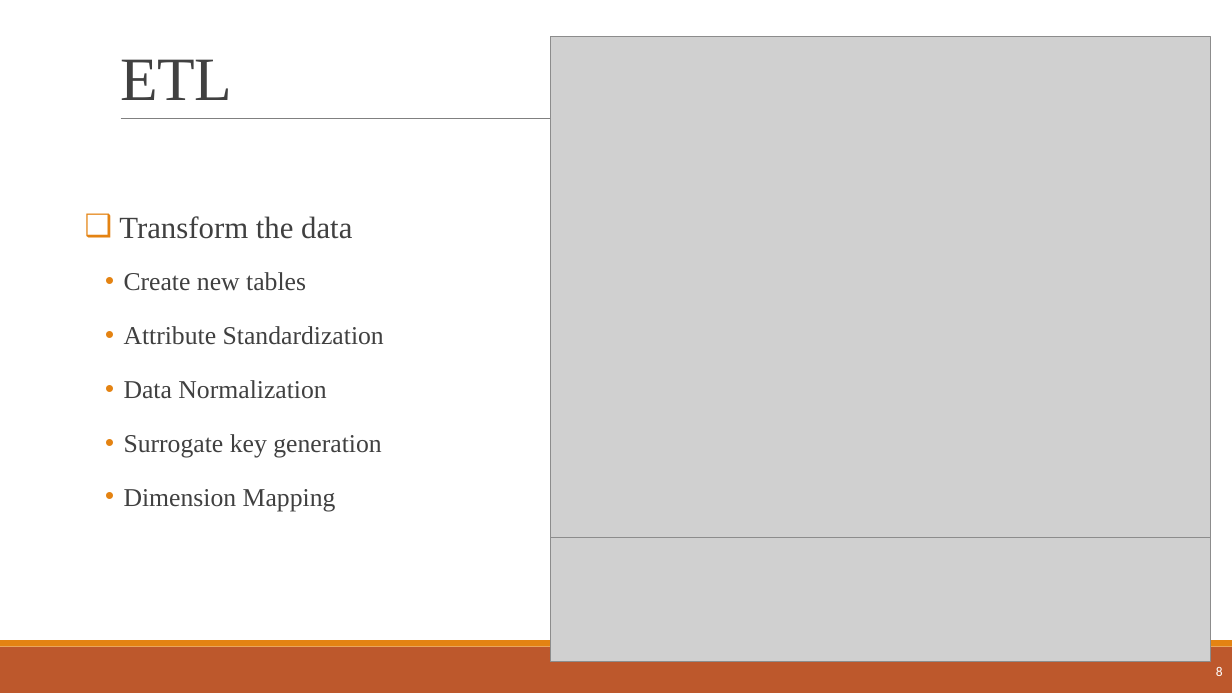
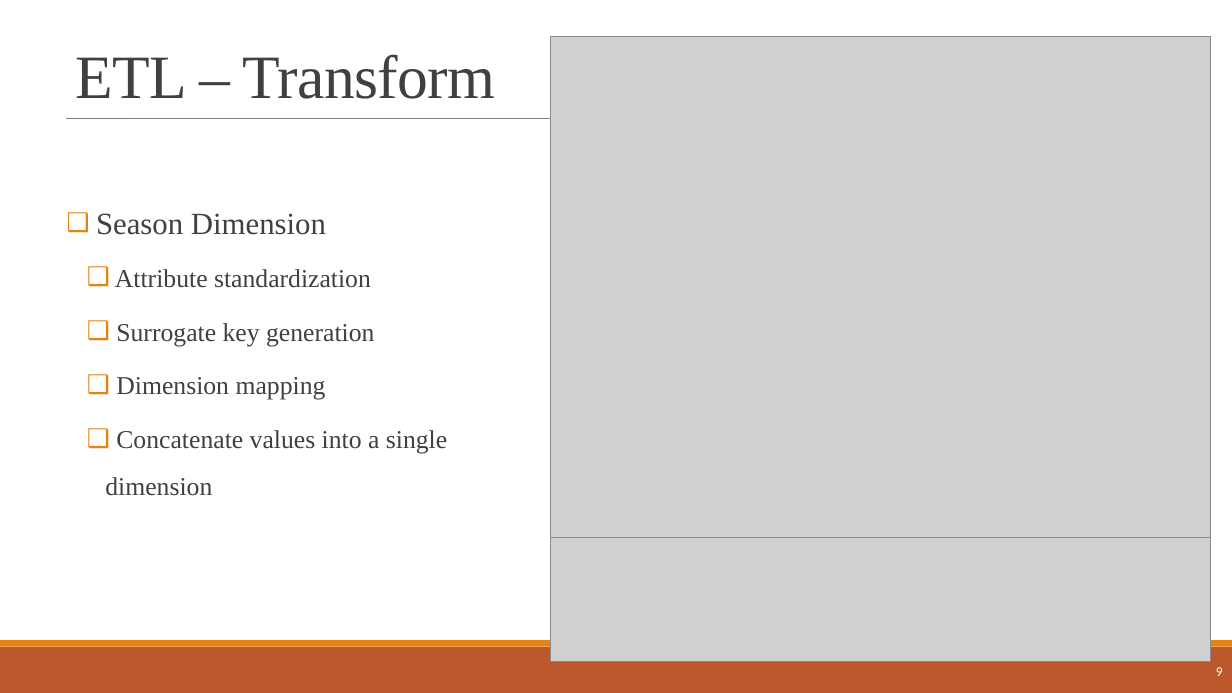
Before and after one commit to najeh-halawani/NBA-Data-Warehouse, a slide deck: slide 9 of presentation_Data_Management.pptx (slide 8 before the commit). Drawn at 1232x693 pixels with LibreOffice and Linux fonts; fonts in the diff are those of the drawing; grey boxes stand for pictures. Boxes give left, top, right and bottom in pixels: in the first picture for what was removed or moved away, otherwise in the second. Text is boxed around its words. In the diff, an @@ line names an element or a change of style, - is before the commit and + after.

```diff
--- a/presentation_Data_Management.pptx
+++ b/presentation_Data_Management.pptx
@@ title at bbox=[76, 54, 495, 99]: text changed @@
-ETL
+ETL – Transform
@@ line added from (122, 118) to (67, 118), #7F7F7F 0.5 pt @@
@@ text "Season Dimension": place and size @@
-text "Season Dimension" at bbox=[119, 216, 384, 512]
+text "Season Dimension" at bbox=[96, 213, 447, 496]
@@ text at bbox=[96, 213, 371, 288]: text changed @@
-❑ Transform the data
-  • Create new tables
-  • Attribute Standardization
-  • Data Normalization
+❑ Season Dimension
+  ❑ Attribute standardization
@@ text at bbox=[116, 323, 374, 346]: bullet • to ❑ @@
@@ text at bbox=[105, 377, 447, 496]: text changed @@
-  • Dimension Mapping
+  ❑ Dimension mapping
+  ❑ Concatenate values into a single dimension
@@ page number at bbox=[1216, 667, 1223, 676]: text changed @@
-8
+9
```
Also in this commit, not shown: 15 other slides changed, 9 slides added, 1 slide removed, 4 other files.
